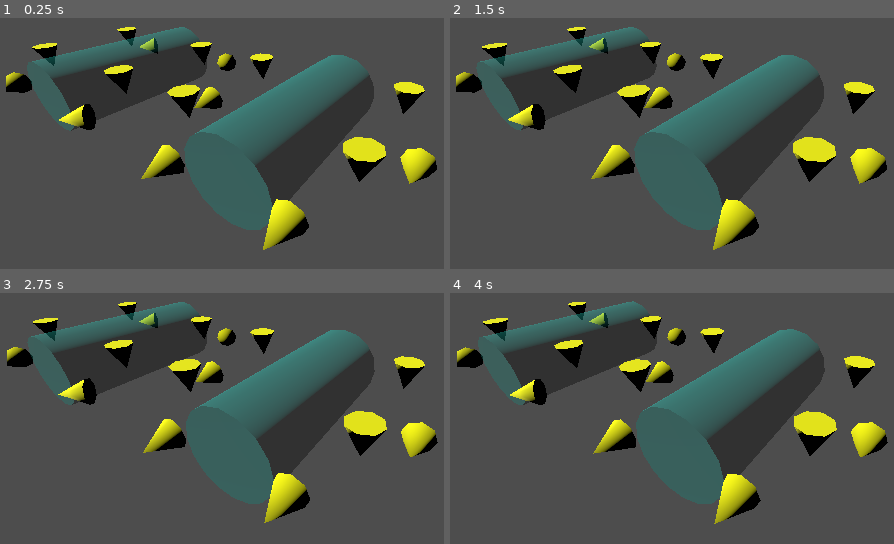
Above: before the commit, frames 1-4 (two rows, left to right).
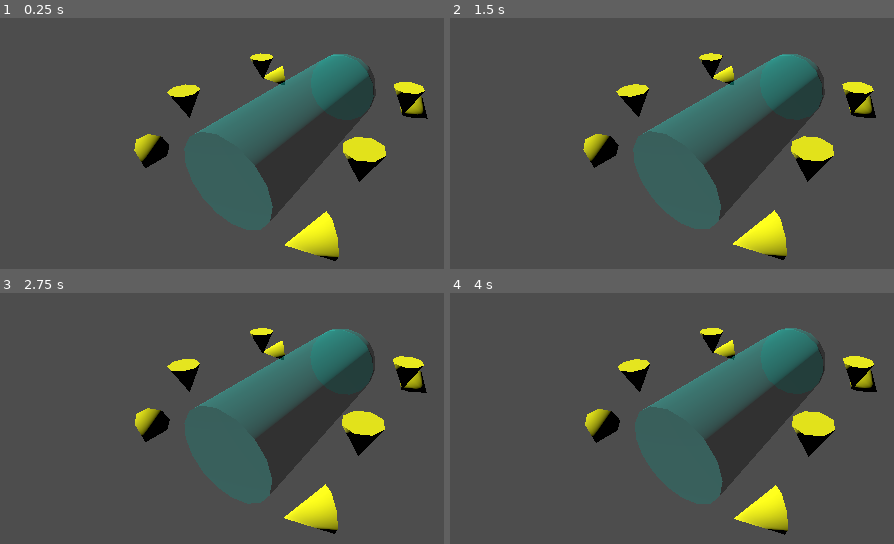
Above: after the commit, the same moments.

Repository: Robot-printer/ROV-project
Game: Godot game, scene res://main.tscn
Two runs of this game, one before a commit and one after it. Both use one fixed random seed, a clock stepped at 60 frames per second and the inputs below.
Inputs:
- Up to frame 1 (0.25 s): no input
- Up to frame 2 (1.5 s): tap Enter at 0.5 s; tap A (input_lateral_negative) at 0.6 s; tap D (input_lateral_positive) at 1.35 s
- Up to frame 3 (2.75 s): tap Space at 2 s; tap W (input_longitudinal_negative) at 2.1 s
- Up to frame 4 (4 s): tap S (input_longitudinal_positive) at 2.85 s; tap Enter at 3.5 s; tap K (input_pitch_negative) at 3.6 s

The runs differ from the first frame. In frame 1, 14% of the frame differs, in the area x 1-99%, y 3-97%; in frame 2, 15%; in frame 3, 15%; in frame 4, 15%.

Commit message:
Created simulated ultrasonic sensor (still in progress) and minor tweaks to visuals

Diff:
--- /dev/null
+++ b/Godot/uuv-simulation/area_3d.tscn
@@ -0,0 +1,12 @@
+[gd_scene load_steps=3 format=3 uid="uid://bbc1msec86fsd"]
+
+[ext_resource type="Script" uid="uid://b14k7ao3lfq1f" path="res://ultrasonic_sensor.gd" id="1_ti8w2"]
+
+[sub_resource type="CylinderShape3D" id="CylinderShape3D_t1ekm"]
+
+[node name="Area3D" type="Area3D"]
+script = ExtResource("1_ti8w2")
+
+[node name="CollisionShape3D" type="CollisionShape3D" parent="."]
+transform = Transform3D(1, 0, 0, 0, -4.37114e-08, 1, 0, -1, -4.37114e-08, 0, 0, 0)
+shape = SubResource("CylinderShape3D_t1ekm")
--- a/Godot/uuv-simulation/main.tscn
+++ b/Godot/uuv-simulation/main.tscn
@@ -1,7 +1,6 @@
-[gd_scene load_steps=3 format=3 uid="uid://ctrumt3ud3vjr"]
+[gd_scene load_steps=2 format=3 uid="uid://ctrumt3ud3vjr"]
 
 [ext_resource type="PackedScene" uid="uid://d3abrby8vyntu" path="res://uuv_variant_1.tscn" id="1_0xm2m"]
-[ext_resource type="PackedScene" uid="uid://dqo0tc3uuqquc" path="res://uuv.tscn" id="1_pkv4i"]
 
 [node name="Main" type="Node3D"]
 
@@ -13,6 +12,3 @@
 transform = Transform3D(0.413071, 0.67034, -0.616455, 0, 0.676904, 0.736072, 0.910699, -0.30405, 0.279609, -2.46582, 2.94429, 1.11844)
 
 [node name="UUVVariant1" parent="." instance=ExtResource("1_0xm2m")]
-transform = Transform3D(1, 0, 0, 0, 1, 0, 0, 0, 1, -0.961358, 0, 0)
-
-[node name="UUV" parent="." instance=ExtResource("1_pkv4i")]
--- /dev/null
+++ b/Godot/uuv-simulation/tube_material.tres
@@ -0,0 +1,5 @@
+[gd_resource type="StandardMaterial3D" format=3 uid="uid://brvv64ougd2m6"]
+
+[resource]
+transparency = 1
+albedo_color = Color(0, 0.843137, 0.772549, 0.352941)
--- /dev/null
+++ b/Godot/uuv-simulation/ultrasonic_sensor.gd
@@ -0,0 +1,12 @@
+class_name Ultrasonic_Sensor
+extends Area3D
+
+@export var sensor_range:float = 5
+@export var angle:float = 8
+
+@onready var collider:CollisionShape3D = $CollisionShape3D
+var collider_shape:CylinderShape3D = collider.shape
+
+func _ready() -> void:
+	collider_shape.height = sensor_range
+	collider.position.z = -sensor_range / 2
--- a/Godot/uuv-simulation/uuv.tscn
+++ b/Godot/uuv-simulation/uuv.tscn
@@ -2,17 +2,14 @@
 
 [ext_resource type="Script" uid="uid://b3tio77x5066h" path="res://uuv.gd" id="1_pxy4g"]
 [ext_resource type="PackedScene" uid="uid://djl462jcem462" path="res://motor.tscn" id="2_rn1y0"]
+[ext_resource type="Material" uid="uid://brvv64ougd2m6" path="res://tube_material.tres" id="2_xyuva"]
 
 [sub_resource type="CylinderShape3D" id="CylinderShape3D_oqehs"]
 height = 0.7
 radius = 0.15
 
-[sub_resource type="StandardMaterial3D" id="StandardMaterial3D_bb0si"]
-transparency = 1
-albedo_color = Color(0, 0.843137, 0.772549, 0.352941)
-
 [sub_resource type="CylinderMesh" id="CylinderMesh_7esp5"]
-material = SubResource("StandardMaterial3D_bb0si")
+material = ExtResource("2_xyuva")
 top_radius = 0.15
 bottom_radius = 0.15
 height = 0.7
--- a/Godot/uuv-simulation/uuv_variant_1.tscn
+++ b/Godot/uuv-simulation/uuv_variant_1.tscn
@@ -1,8 +1,21 @@
-[gd_scene load_steps=2 format=3 uid="uid://d3abrby8vyntu"]
+[gd_scene load_steps=4 format=3 uid="uid://d3abrby8vyntu"]
 
 [ext_resource type="PackedScene" uid="uid://dqo0tc3uuqquc" path="res://uuv.tscn" id="1_ycqv5"]
+[ext_resource type="Material" uid="uid://brvv64ougd2m6" path="res://tube_material.tres" id="2_pmly8"]
+
+[sub_resource type="SphereMesh" id="SphereMesh_cw3tf"]
+material = ExtResource("2_pmly8")
+radius = 0.15
+height = 0.15
+radial_segments = 16
+rings = 8
+is_hemisphere = true
 
 [node name="UUVVariant1" instance=ExtResource("1_ycqv5")]
+
+[node name="DomeMesh" type="CSGMesh3D" parent="." index="2"]
+transform = Transform3D(1, 0, 0, 0, -4.37114e-08, 1, 0, -1, -4.37114e-08, 0, 0, -0.35)
+mesh = SubResource("SphereMesh_cw3tf")
 
 [node name="Motor" parent="Motors" index="0"]
 transform = Transform3D(0.707107, 0, -0.707107, 0, 1, 0, 0.707107, 0, 0.707107, 0.3, 0, 0.35)
Not shown, added: Godot/uuv-simulation/ultrasonic_sensor.gd.uid
